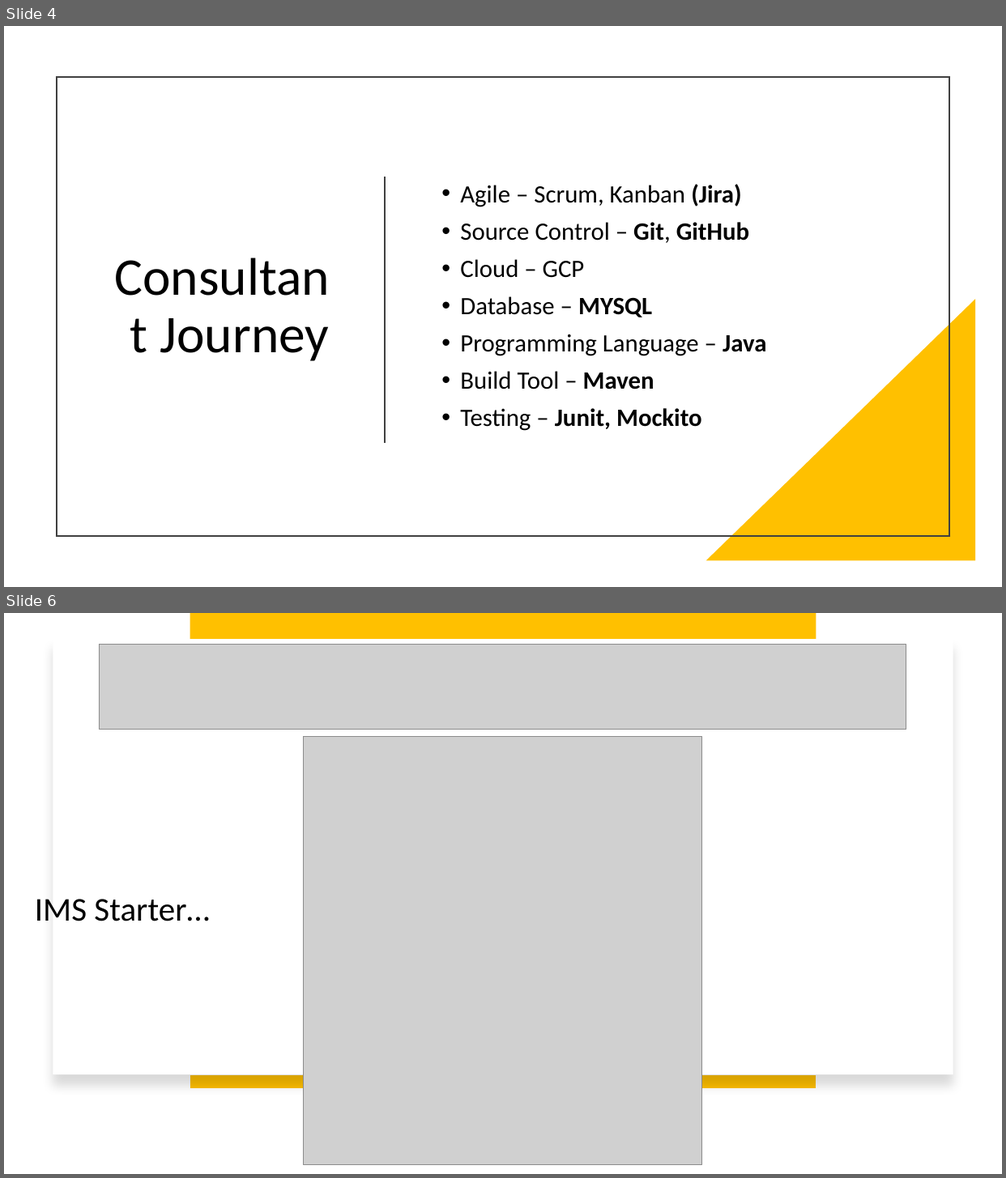
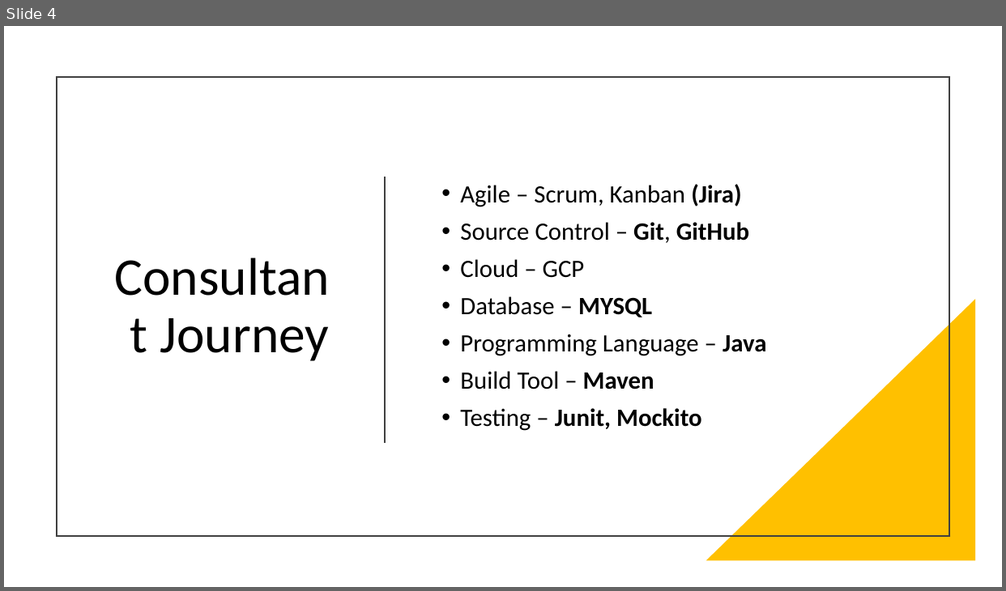
Before and after one commit to Sangiv/To-Do-List, a slide deck: documentation/TDL-Presentation.pptx. Shown one above the other, each under a label of ours: slides 4 and 6 before the commit, slide 4 after it; the slides between them are not shown. The pictures are 1006x1178 and 1006x591 pixels, drawn with LibreOffice and Linux fonts; fonts in the diff are those of the drawing; grey boxes stand for pictures. Boxes give left, top, right and bottom in pixels: in the first picture for what was removed or moved away, otherwise in the second. Text is boxed around its words. In the diff, an @@ line names an element or a change of style, - is before the commit and + after.

```diff
--- a/documentation/TDL-Presentation.pptx
+++ b/documentation/TDL-Presentation.pptx
@@ slide 6 removed at (x1=4, y1=613, x2=1002, y2=1174), background #FFFFFF @@
@@ rectangle removed at (x1=189, y1=613, x2=816, y2=1066) @@
@@ rectangle removed at (x1=53, y1=639, x2=953, y2=1075) @@
@@ picture removed at (x1=99, y1=645, x2=906, y2=729) @@
@@ picture removed at (x1=304, y1=736, x2=701, y2=1165) @@
@@ text removed at (x1=35, y1=899, x2=209, y2=922) @@
-IMS Starter…
@@ line removed from (816, 1082) to (189, 1082) @@
```
Also in this commit, not shown: 2 slides changed.
